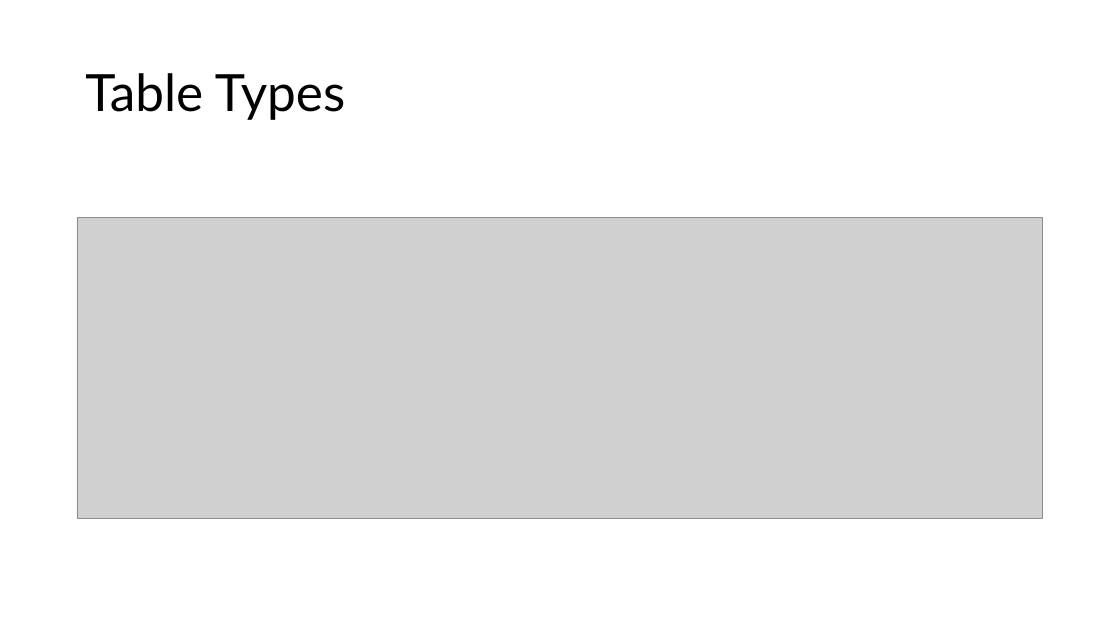
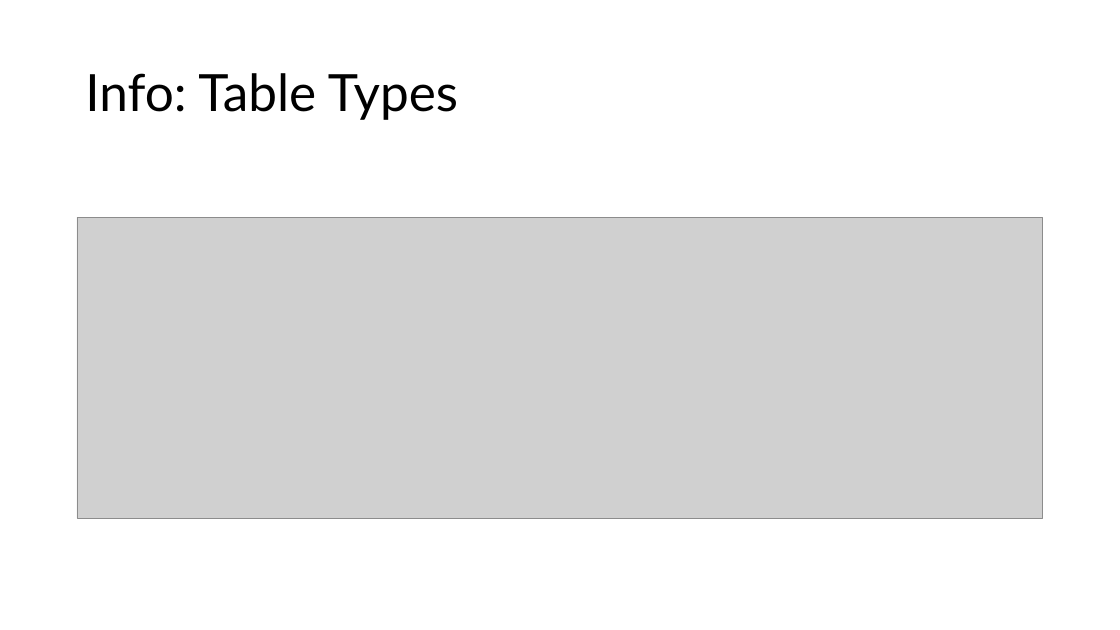
Before and after one commit to DevelopmentBvise/Schulung, a slide deck: slide 9 of RAP Presentationen/EN/RAP_DEMO_DOKU_unmanaged_en.pptx. Drawn at 1120x630 pixels with LibreOffice and Linux fonts; fonts in the diff are those of the drawing; grey boxes stand for pictures. Boxes give left, top, right and bottom in pixels: in the first picture for what was removed or moved away, otherwise in the second. Text is boxed around its words. In the diff, an @@ line names an element or a change of style, - is before the commit and + after.

```diff
--- a/RAP Presentationen/EN/RAP_DEMO_DOKU_unmanaged_en.pptx
+++ b/RAP Presentationen/EN/RAP_DEMO_DOKU_unmanaged_en.pptx
@@ title at (85, 73, 458, 120): text changed @@
-Table Types
+Info: Table Types
```
Also in this commit, not shown: 4 other slides changed, 7 other files.
